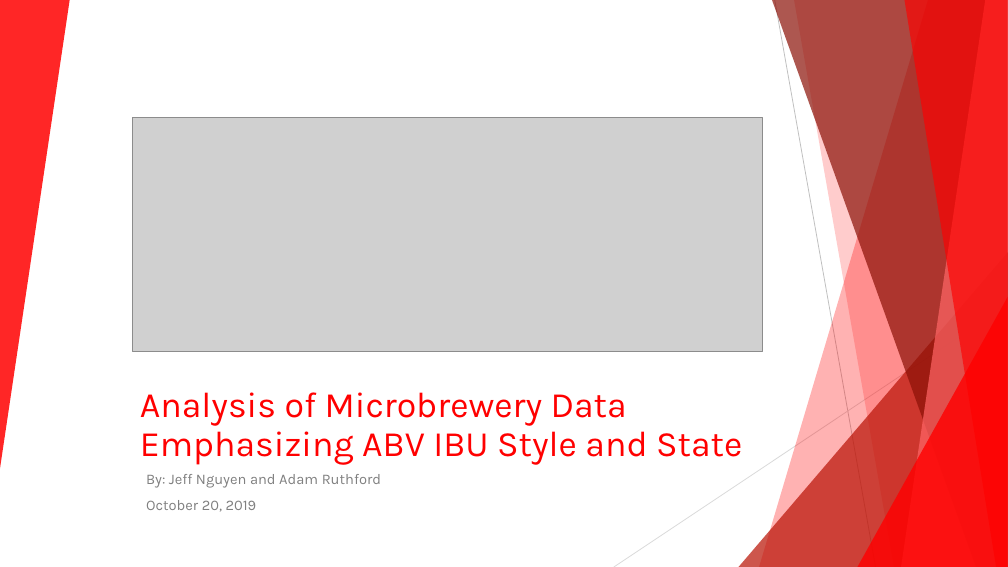
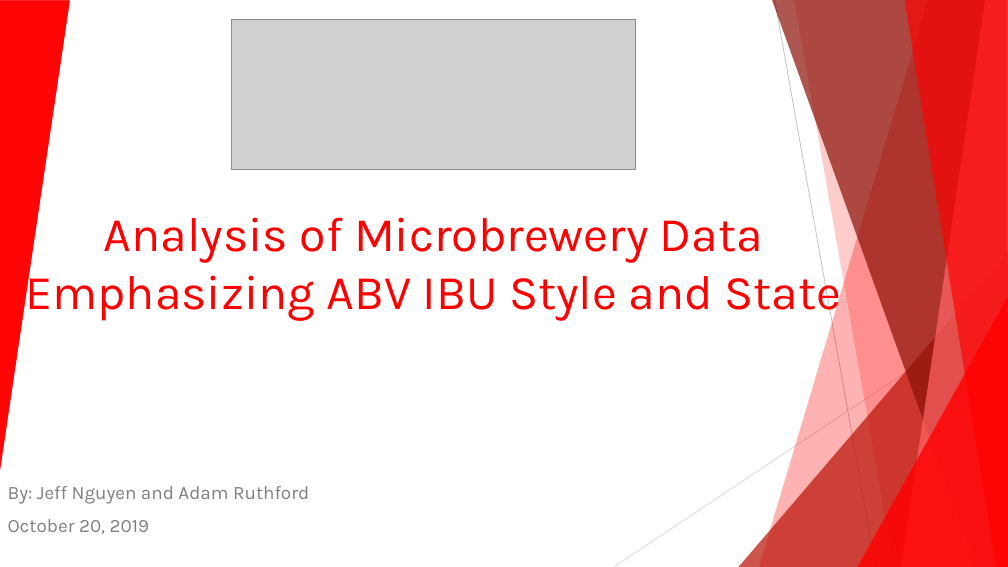
Before and after one commit to 7446Nguyen/6306_Project1, a slide deck: slide 1 of Budweiser C level presentation.pptx. Drawn at 1008x567 pixels with LibreOffice and Linux fonts; fonts in the diff are those of the drawing; grey boxes stand for pictures. Boxes give left, top, right and bottom in pixels: in the first picture for what was removed or moved away, otherwise in the second. Text is boxed around its words. In the diff, an @@ line names an element or a change of style, - is before the commit and + after.

```diff
--- a/Budweiser C level presentation.pptx
+++ b/Budweiser C level presentation.pptx
@@ triangle added at box(0, 1, 70, 470), fill #FF0000 at 85% opacity @@
@@ picture: place and size @@
-picture at box(132, 117, 763, 352)
+picture at box(231, 19, 635, 169)
@@ title "Analysis of Microbrewery Data Emphasizing ...": place and size @@
-title "Analysis of Microbrewery Data Emphasizing ..." at box(140, 392, 742, 465)
+title "Analysis of Microbrewery Data Emphasizing ..." at box(25, 217, 841, 321)
@@ title "Analysis of Microbrewery Data Emphasizing ..." at box(25, 217, 841, 321): size 34 to 46 pt; alignment left to centre; line spacing 0.9 to 1 @@
@@ subtitle "By: Jeff Nguyen and Adam ...": place and size @@
-subtitle "By: Jeff Nguyen and Adam ..." at box(146, 474, 381, 512)
+subtitle "By: Jeff Nguyen and Adam ..." at box(8, 486, 309, 534)
@@ subtitle "By: Jeff Nguyen and Adam ..." at box(8, 486, 309, 534): size 14 to 18 pt; line spacing 0.9 to 1 @@
```
Also in this commit, not shown: 5 other slides changed, 1 slide added, 2 slides removed.
